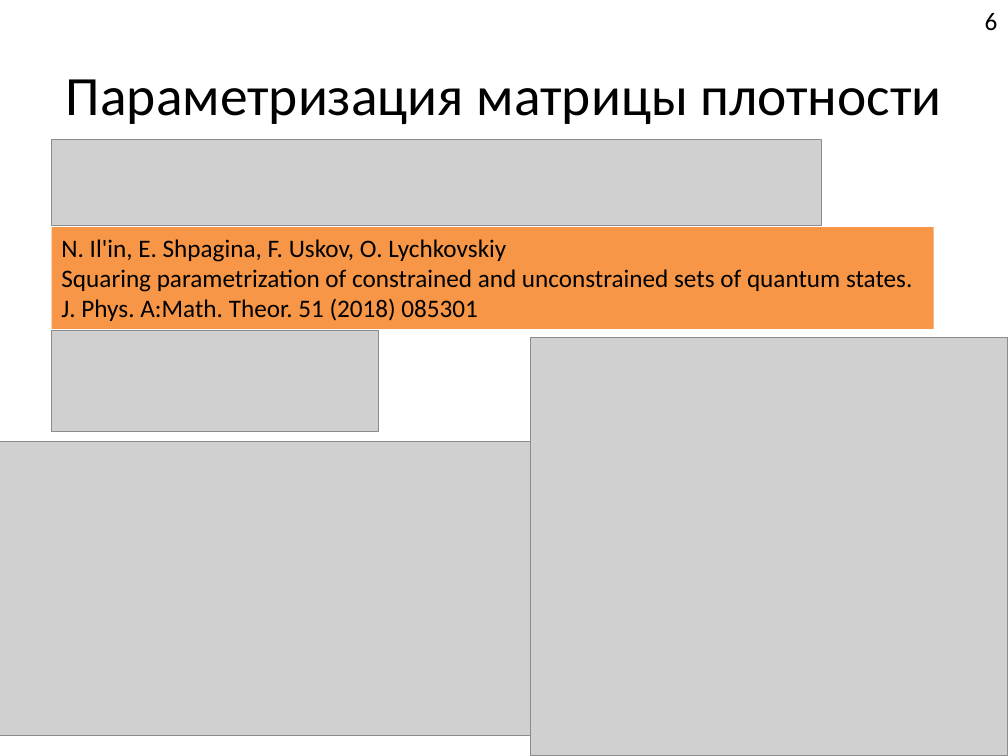
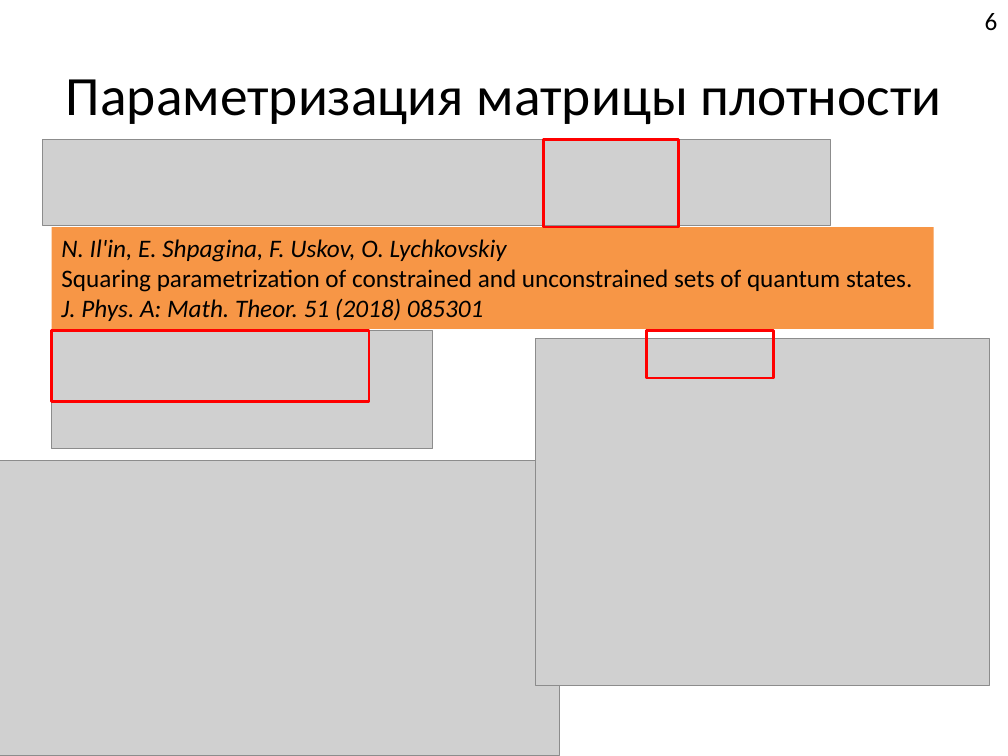
Before and after one commit to FeelUsM/zadrotstvo1, a slide deck: slide 6 of LaTeX-поделки/Системы спинов 1.pptx. Drawn at 1008x756 pixels with LibreOffice and Linux fonts; fonts in the diff are those of the drawing; grey boxes stand for pictures; background and template pictures are left out. Boxes give left, top, right and bottom in pixels: in the first picture for what was removed or moved away, otherwise in the second. Text is boxed around its words. In the diff, an @@ line names an element or a change of style, - is before the commit and + after.

```diff
--- a/LaTeX-поделки/Системы спинов 1.pptx
+++ b/LaTeX-поделки/Системы спинов 1.pptx
@@ picture: place and size @@
-picture at (51, 140, 822, 226)
+picture at (42, 140, 831, 226)
@@ rectangle added at (543, 140, 678, 228), outline #FF0000 2 pt @@
@@ text in rectangle at (61, 239, 507, 262): italic on in "N. Il'in, E. Shpagina, F. Uskov, O. ..." @@
@@ text in rectangle at (61, 298, 484, 321): text changed; italic on @@
-J. Phys. A:Math. Theor. 51 (2018) 085301
+J. Phys. A: Math. Theor. 51 (2018) 085301
@@ picture: place and size @@
-picture at (51, 331, 378, 432)
+picture at (51, 331, 432, 450)
@@ rectangle added at (51, 331, 369, 402), outline #FF0000 2 pt @@
@@ picture: place and size @@
-picture at (531, 338, 1008, 756)
+picture at (535, 339, 989, 685)
@@ rectangle added at (647, 331, 774, 378), outline #FF0000 2 pt @@
@@ picture: place and size @@
-picture at (0, 442, 556, 735)
+picture at (0, 461, 559, 756)
```
Also in this commit, not shown: 12 other slides changed, 25 other files.
